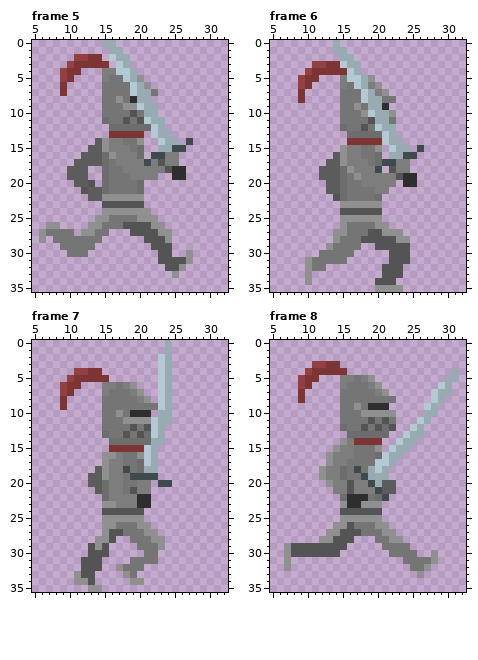
File history of a pixel-art file, RawAssets/Aseprite Files/player-run.aseprite. The first picture shows the starting point.
45x36 pixels, 8 frames. Colours within 5 levels of each other are drawn and written as one. Shown: frame 5: x 5..32, y 0..35; frame 6: x 5..32, y 0..35; frame 7: x 5..32, y 0..35; frame 8: x 5..32, y 0..35. The commit also changed other frames, which this record leaves out.
After the commit:
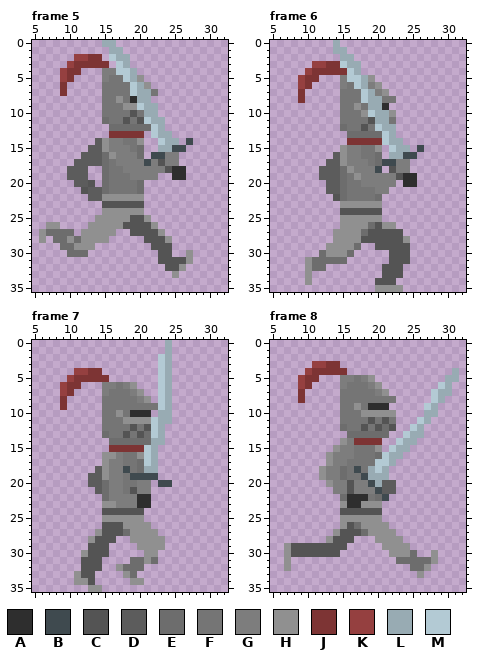
Palette (. is transparent): A #2e2e2e  B #3f4a4f  C #545454  D #5c5c5c  E #6d6d6d  F #757575  G #7d7d7d  H #909090  J #7d3434  K #954040  L #98abb3  M #b3cad4
What changed:
Frame 5, layer "Flattened":
Colour F gives way to colour C in row 25 at x 19.
Colour H gives way to colour C in row 25 at x 20.
Colour F gives way to colour E in row 27 at x 7 to 10; in row 28 at x 8 to 9 and 11; in row 29 at x 9 to 10; in row 30 at x 10 to 12.
The edit adds colour H in row 27 at x 16; in row 28 at x 15.
Colour F gives way to colour H in row 25 at x 16 to 18; in row 26 at x 15 to 17; in row 27 at x 14 to 15; in row 28 at x 10 and 12 to 14; in row 29 at x 11 to 13.
Colour H is removed in row 24 at x 21; in row 25 at x 22; in row 26 at x 23; in row 27 at x 24.
Frame 6, layer "Flattened":
Colour H gives way to colour C in row 26 at x 20; in row 27 at x 21 to 23; in row 28 at x 23.
Colour F gives way to colour E in row 26 at x 19; in row 27 at x 18; in row 29 at x 17; in row 30 at x 12 and 16; in row 31 at x 11 to 15; in row 32 at x 11 to 12.
The edit adds colour H in row 26 at x 22.
Colour F gives way to colour H in row 26 at x 16 to 18; in row 27 at x 16 to 17; in row 28 at x 15 to 17; in row 29 at x 14 to 16; in row 30 at x 13 to 15.
Frame 7, layer "Flattened":
Colour F gives way to colour C in row 26 at x 17.
Colour H gives way to colour C in row 26 at x 15 to 16; in row 27 at x 15; in row 28 at x 14 to 15; in row 29 at x 14.
Colour F gives way to colour E in row 27 at x 18; in row 31 at x 19 to 20 and 22; in row 32 at x 18 to 20; in row 33 at x 19.
The edit adds colour H in row 27 at x 14; in row 28 at x 13; in row 30 at x 12.
Colour F gives way to colour H in row 26 at x 18 to 19; in row 27 at x 19 to 20; in row 28 at x 19 to 21; in row 29 at x 20 to 22; in row 30 at x 21 to 22; in row 31 at x 21.
Frame 8, layer "Flattened":
The edit adds colour E in row 31 at x 23.
Colour F gives way to colour E in row 26 at x 17; in row 27 at x 18; in row 30 at x 25; in row 31 at x 24 to 27; in row 32 at x 25 to 26.
Colour F gives way to colour H in row 26 at x 18 to 19; in row 27 at x 19 to 20; in row 28 at x 20 to 21; in row 29 at x 21 to 24; in row 30 at x 22 to 24.
Colour H is removed in row 26 at x 14; in row 27 at x 13; in row 28 at x 12.
Changed places in both pictures, as pixel boxes (x1, y1, x2, y2):
changed: (46, 208, 172, 257)
changed: (312, 222, 403, 271)
changed: (81, 522, 158, 578)
changed: (319, 522, 431, 571)
